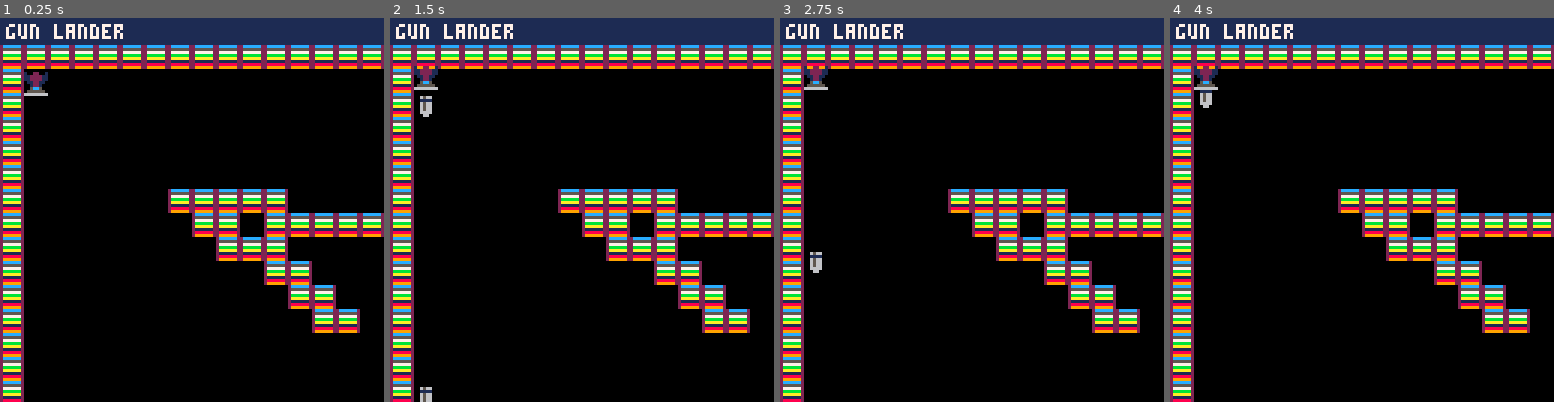
Above: before the commit, frames 1-4 (left to right).
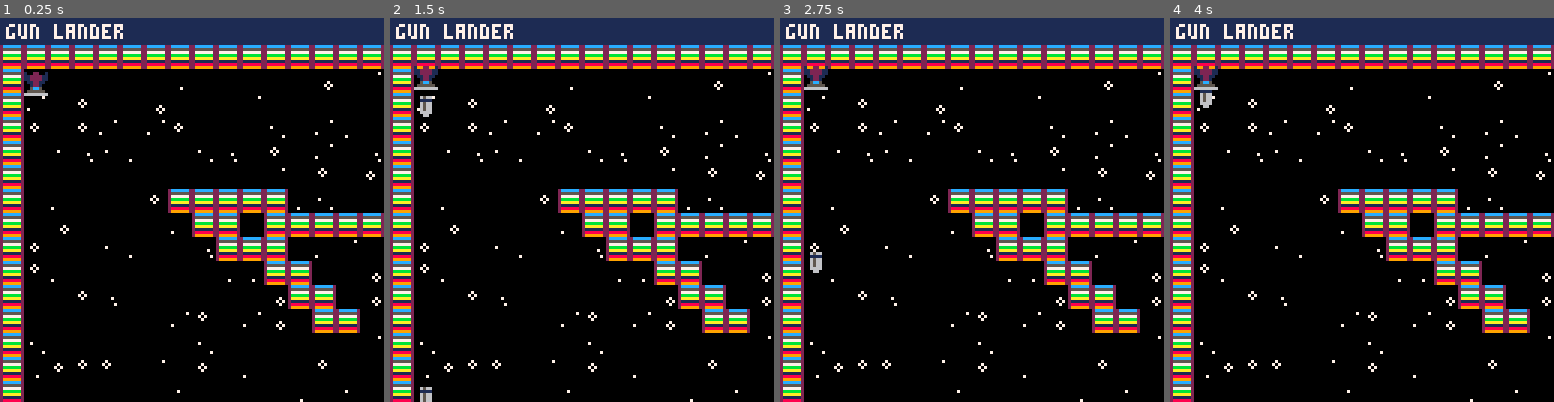
Above: after the commit, the same moments.

Repository: uvehj/Gun-Lander
Game: PICO-8 cartridge gunlander.p8
The game is run twice, just before and just after one commit, with the same random seed, the same clock (stepped at 60 frames per second) and the same inputs.
Inputs:
- Up to frame 1 (0.25 s): no input
- Up to frame 2 (1.5 s): tap O (Z key) at 0.33, 0.7, 1.43 s
- Up to frame 3 (2.75 s): hold Left 1.97-2.37 s; tap O (Z key) at 2.22 s; hold Down from 2.42 s (still down)
- Up to frame 4 (4 s): release Down at 2.82 s; hold Right 2.87-3.53 s; tap O (Z key) at 3.1, 3.98 s; hold Up from 3.58 s (still down)

The runs differ from the first frame. In frame 1, 0.9% of the frame differs, in the area x 7-100%, y 14-100%; in frame 2, 0.9%; in frame 3, 0.9%; in frame 4, 0.9%.

Commit message:
Game background
Created background generation + display functions
Background is different each time is generated, doesn't scroll with the camera to simulate that it is very far away

Diff:
--- a/gunlander.p8
+++ b/gunlander.p8
@@ -5,6 +5,7 @@
 ship = {}
 level = {}
 bullets = {}
+background = {}
 camx = 0
 camy = 0
 shotspeed = 3
@@ -27,9 +28,31 @@
     level.gravity = gravity
     level.w = level.endx - level.startx + 1
     level.h = level.endy - level.starty + 1
+    init_background()
+end
+function init_background()
+    local i = 0
+    while i < 240 do
+        add(background,rnd(32)+192)
+        i += 1
+    end
+end
+function draw_background()
+    local tile = 1
+    local x = 0
+    while x < 16 do
+        local y = 0
+        while y < 15 do
+            spr(background[tile],x*8,(y*8)+9)
+            y += 1
+            tile += 1
+        end
+        x += 1
+    end
 end
 function _draw()
     cls()
+    draw_background()
     foreach(bullets, draw_object)
     draw_map()
     draw_object(ship)
Not shown, changed: 95 lines of the sprite sheet (__gfx__) section of gunlander.p8
